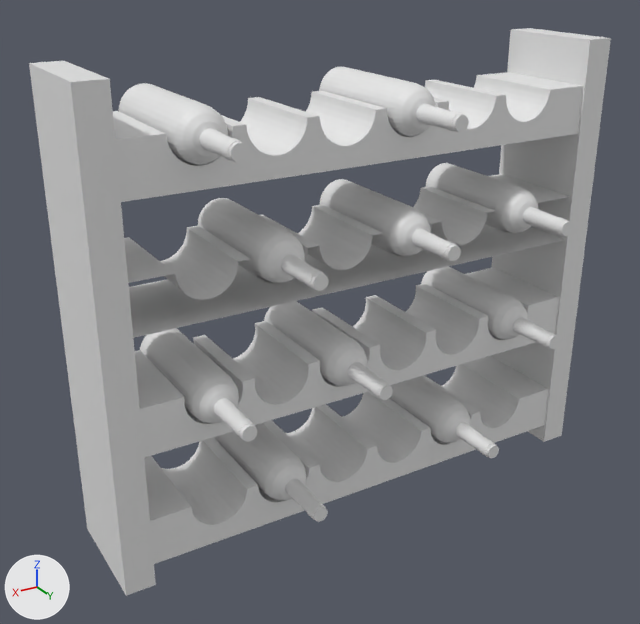
The OBJ model Assets/Asset/Imported_Asset/Cellar/Wine_Shelf.obj, before and after one commit.
Rendered twice from a 50 mm camera at (7.57, 12.2, 9.72) aimed at (0.38, 0.21, 3.72). Every picture has the same lights, and +X, +Y and +Z are marked at lower left. Where no turn or scale is listed for an object, it has been applied to the vertices. Vertices at the same position are counted once.

The first picture shows 'etagere_a_vin.001'.
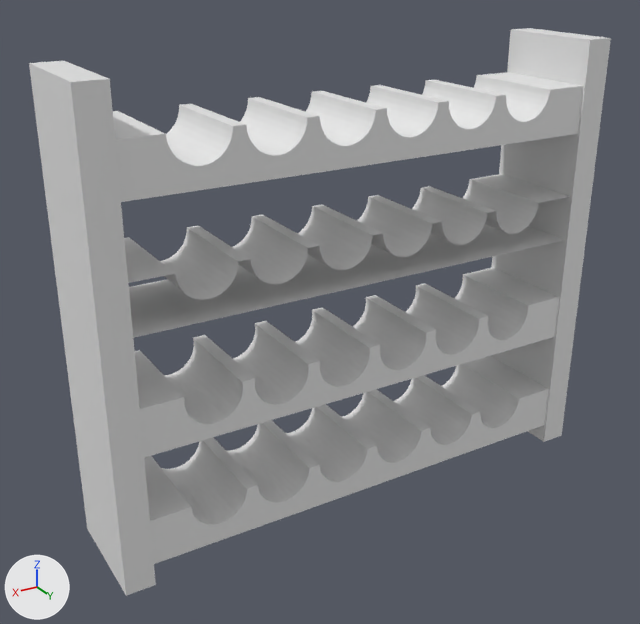
What the commit changed:
me_etagere_a_vin_001 is used by ob_etagere_a_vin_001; location (0.0, 0.0, 0.0).
me_etagere_a_vin_001 had 4780 vertices, 4020 faces and spanned x -5.05..4.45, y -1.2..2.16, z 0.0..8.0.
me_etagere_a_vin_001 now has 940 vertices, 480 faces and spans x -5.05..4.45, y -1.0..1.0, z 0.0..8.0.
me_etagere_a_vin_001 part 1: 10 loose pieces with 3840 vertices, spanning x -3.69..3.15, y -1.2..2.16, z 0.76..7.56, are deleted.

Pixel boxes (x1, y1, x2, y2) of what changed, in the pictures (640 x 624 px):
part 1 of me_etagere_a_vin_001, deleted: before (119, 67, 573, 522)
